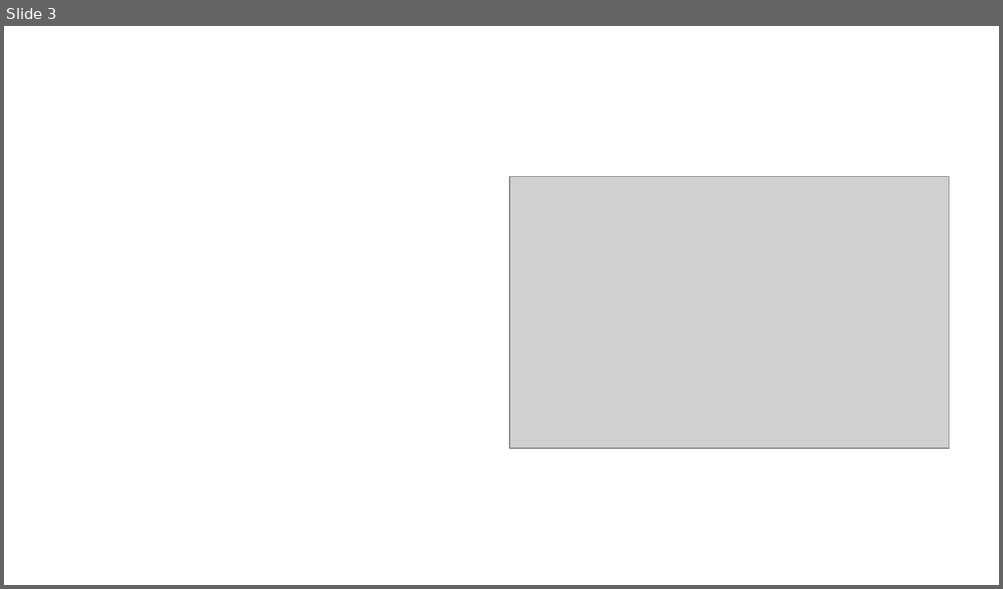
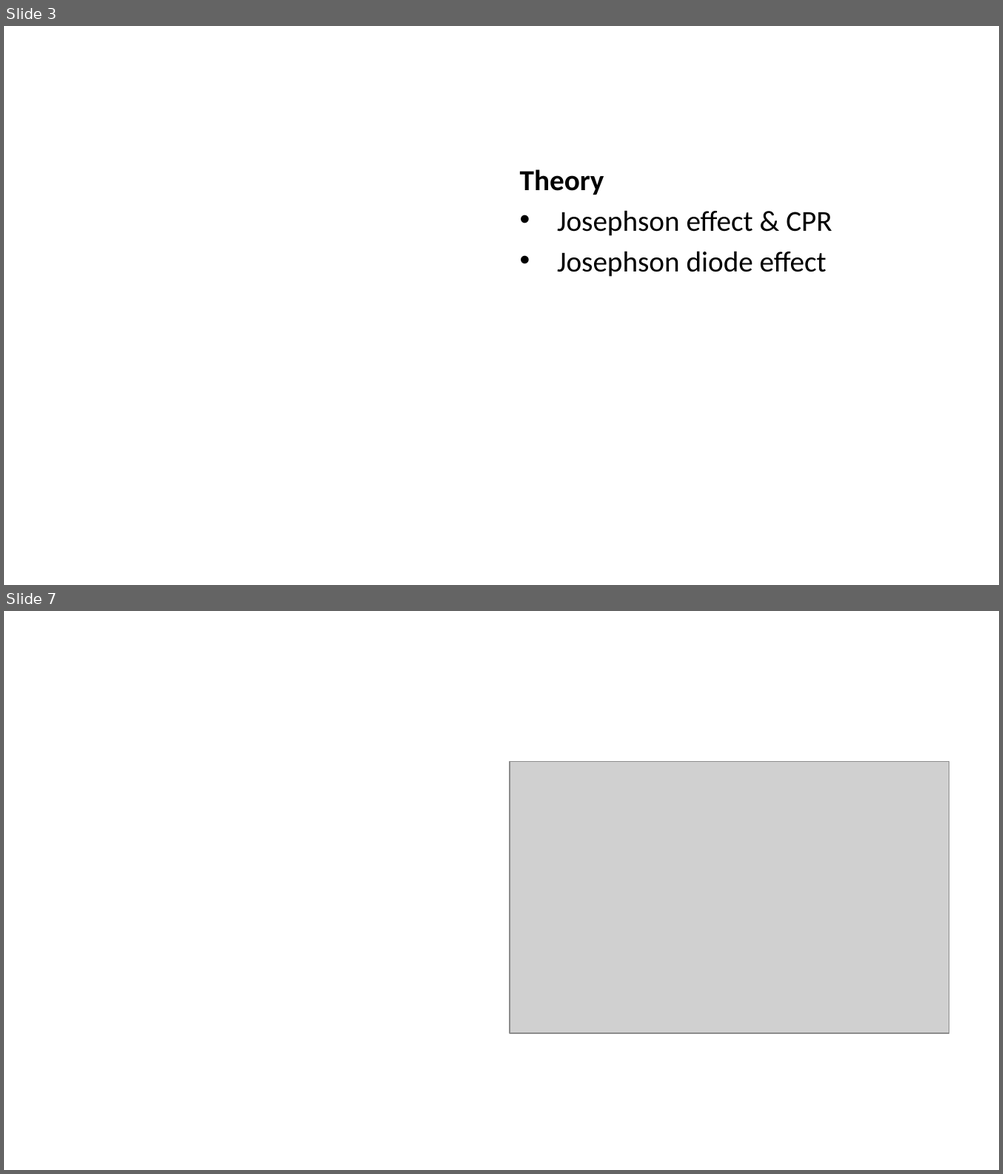
Before and after one commit to aa8919aa3/Thesis, a slide deck: Quarto/presentation.pptx. Shown one above the other, each under a label of ours: slide 3 before the commit, slides 3 and 7 after it; the slides between them are not shown. The pictures are 1003x589 and 1003x1174 pixels, drawn with LibreOffice and Linux fonts; fonts in the diff are those of the drawing; grey boxes stand for pictures. Boxes give left, top, right and bottom in pixels: in the first picture for what was removed or moved away, otherwise in the second. Text is boxed around its words. In the diff, an @@ line names an element or a change of style, - is before the commit and + after.

```diff
--- a/Quarto/presentation.pptx
+++ b/Quarto/presentation.pptx
@@ slide 3 added at (x1=4, y1=26, x2=999, y2=585), background #FFFFFF @@
@@ text added at (x1=520, y1=170, x2=831, y2=277), 21 pt, text #000000 @@
+Theory
+• Josephson effect & CPR
+• Josephson diode effect
@@ what was slide 3 is now slide 7 @@
```
Also in this commit, not shown: 1 slide changed, 9 other slides added, 2 slides removed, 7 other files.
